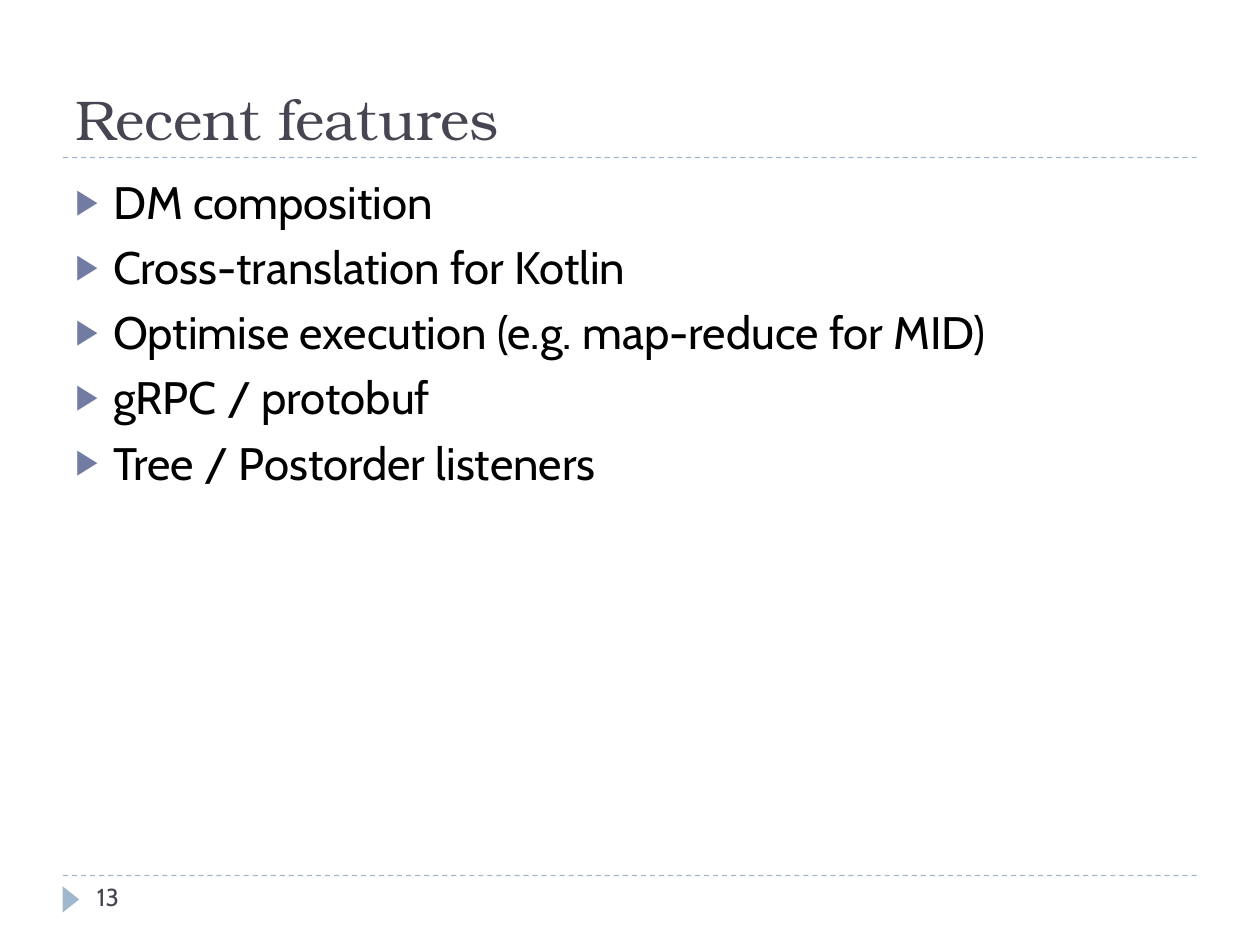
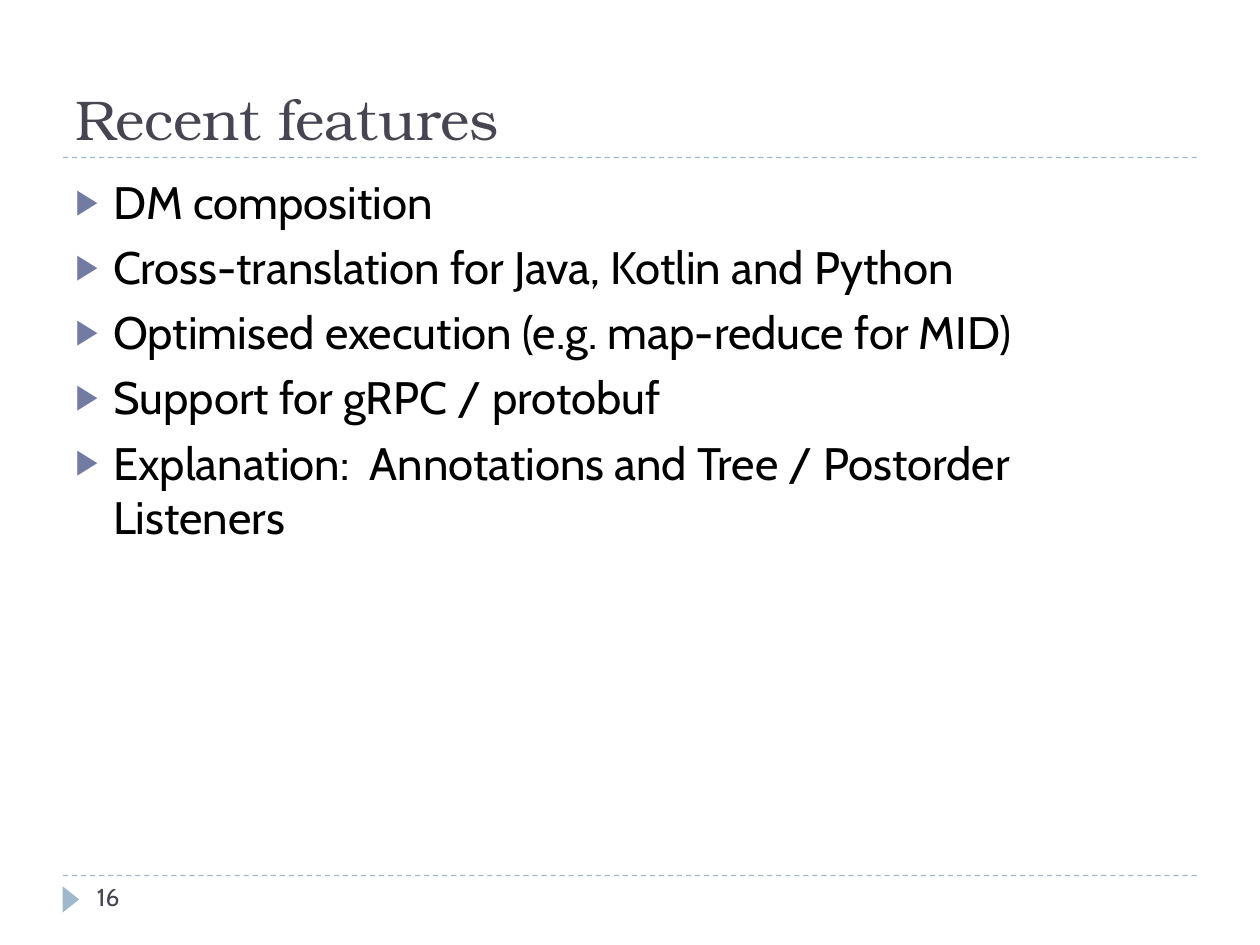
Before and after one commit to goldmansachs/jdmn, a slide deck: slide 16 of docs/jDMN.pptx (slide 13 before the commit). Drawn at 1260x945 pixels with LibreOffice and Linux fonts; fonts in the diff are those of the drawing. Boxes give left, top, right and bottom in pixels: in the first picture for what was removed or moved away, otherwise in the second. Text is boxed around its words. In the diff, an @@ line names an element or a change of style, - is before the commit and + after.

```diff
--- a/docs/jDMN.pptx
+++ b/docs/jDMN.pptx
@@ text at (113, 250, 1011, 535): text changed @@
-▶ Cross-translation for Kotlin
-▶ Optimise execution (e.g. map-reduce for MID)
-▶ gRPC / protobuf
-▶ Tree / Postorder listeners
+▶ Cross-translation for Java, Kotlin and Python
+▶ Optimised execution (e.g. map-reduce for MID)
+▶ Support for gRPC / protobuf
+▶ Explanation: Annotations and Tree / Postorder Listeners
@@ page number at (97, 889, 120, 907): text changed @@
-13
+16
```
Also in this commit, not shown: 5 other slides changed, 4 slides added, 3 slides removed, 2 other files.
